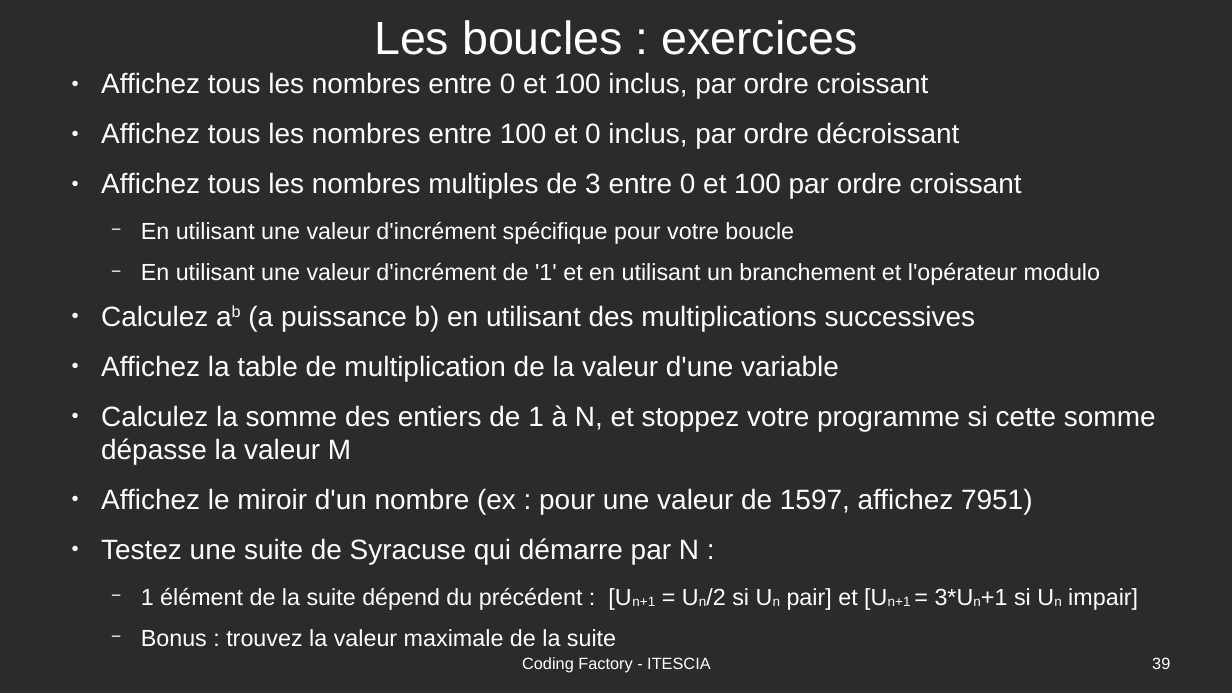
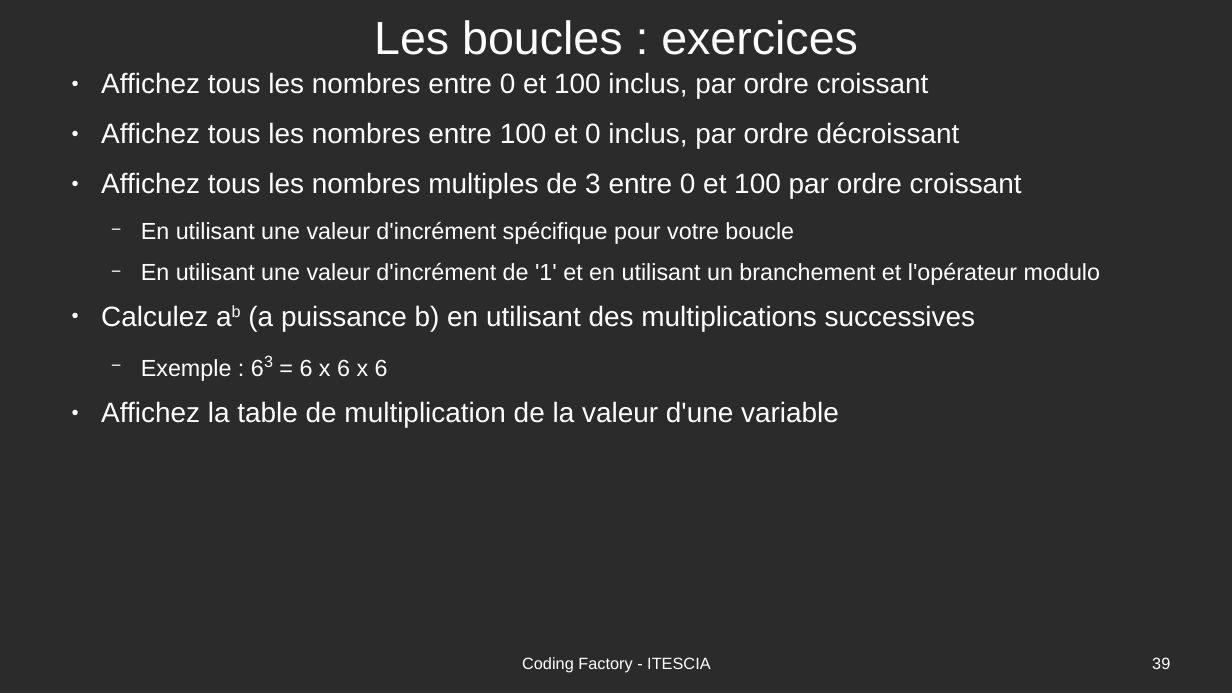
Before and after one commit to Romuald78/codingdojo_studentplugin, a slide deck: slide 39 of resources/doc/piscine_codingfactory-cours.odp. Drawn at 1232x693 pixels with LibreOffice and Linux fonts; fonts in the diff are those of the drawing; background and template pictures are left out; a plain dark background stands for a picture behind light text. Boxes give left, top, right and bottom in pixels: in the first picture for what was removed or moved away, otherwise in the second. Text is boxed around its words. In the diff, an @@ line names an element or a change of style, - is before the commit and + after.

Commit message:
Update cours exercices

```diff
--- a/resources/doc/piscine_codingfactory-cours.odp
+++ b/resources/doc/piscine_codingfactory-cours.odp
@@ text at (141,359,388,381): paragraph added @@
+  − Exemple : 63 = 6 x 6 x 6
@@ text at (101,405,1156,647): paragraphs removed @@
-● Calculez la somme des entiers de 1 à N, et stoppez votre programme si cette somme dépasse la valeur M
-● Affichez le miroir d'un nombre (ex : pour une valeur de 1597, affichez 7951)
-● Testez une suite de Syracuse qui démarre par N :
-  − 1 élément de la suite dépend du précédent : [Un+1 = Un/2 si Un pair] et [Un+1 = 3*Un+1 si Un impair]
-  − Bonus : trouvez la valeur maximale de la suite
```
Also in this commit, not shown: 6 other slides changed, 4 slides added, 1 slide removed, 3 other files.
